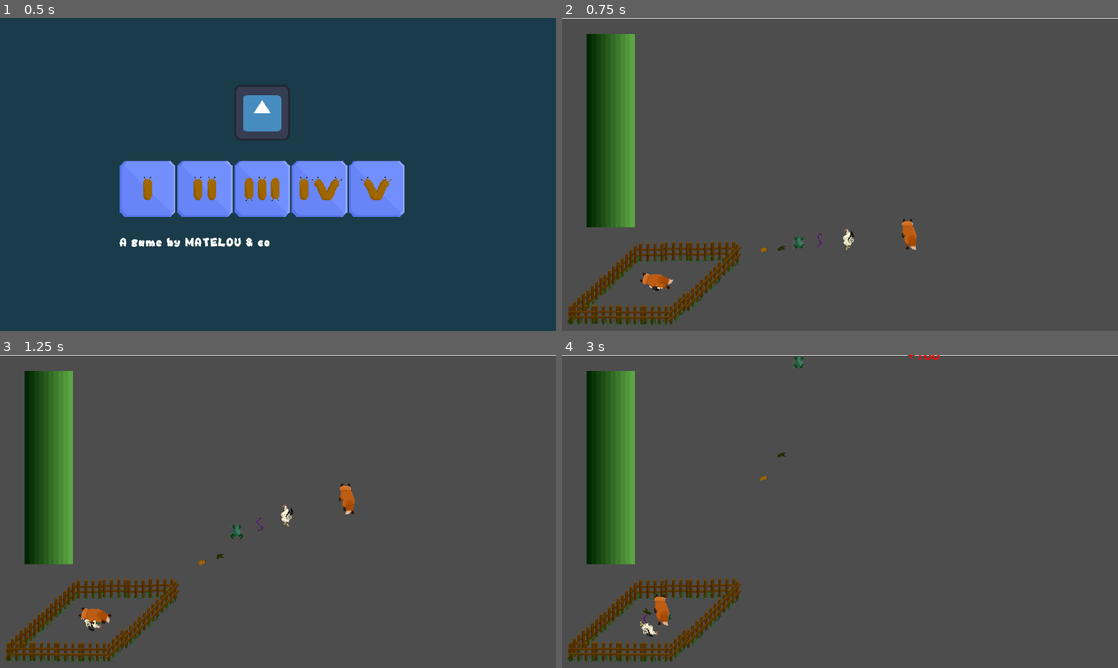
Above: before the commit, frames 1-4 (two rows, left to right).
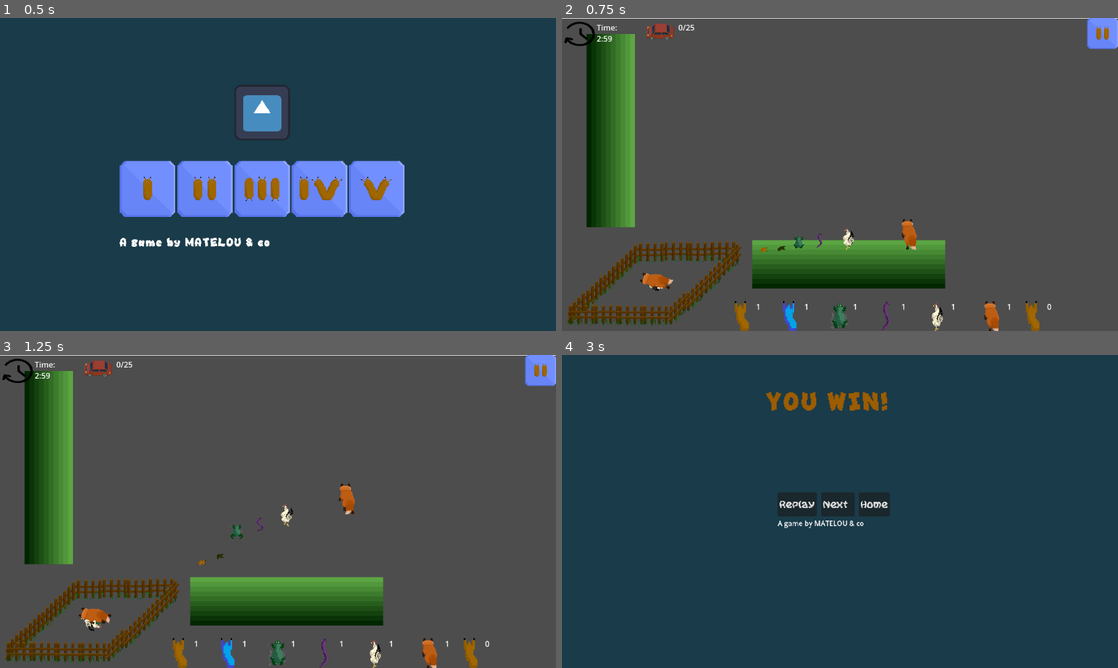
Above: after the commit, the same moments.

Repository: Skyepulse/LudumDare56
Game: Godot game, scene res://Level Scenes/control.tscn
Two runs of this game, one before a commit and one after it. Both use one fixed random seed, a clock stepped at 60 frames per second and the inputs below. The engine's default icon, where the game draws it, is replaced by a stand-in: a white triangle on a blue panel in a dark square.
Inputs (mouse positions are in pixels of both pictures, inside the frame that each line leads up to):
- Up to frame 1 (0.5 s): no input
- Up to frame 2 (0.75 s): click (712, 190) at 0.5 s
- Up to frame 3 (1.25 s): no input
- Up to frame 4 (3 s): click (1101, 370) at 1.27 s; click (828, 489) at 2 s, where only the run after the commit has a clickable "Resume"; move the mouse to (762, 489) at 2.77 s; click (762, 489) at 2.92 s

Frame 1 is identical in both runs. In frame 2, 7.2% of the frame differs, in the area x 0-100%, y 0-100%; in frame 3, 7.4%; in frame 4, 100%.

Commit message:
quick fix

Diff:
--- a/Level Scenes/Level1.tscn
+++ b/Level Scenes/Level1.tscn
@@ -20,6 +20,7 @@
 size = Vector2(161.5, 295)
 
 [node name="Level" type="Node2D"]
+script = ExtResource("1_llewe")
 
 [node name="Throw Area" parent="." instance=ExtResource("11_aoj50")]
 position = Vector2(597, 511)
@@ -80,7 +81,6 @@
 shape = SubResource("RectangleShape2D_ss0dk")
 
 [node name="CanvasLayer" type="CanvasLayer" parent="."]
-visible = false
 
 [node name="stack_control_ui" parent="CanvasLayer" instance=ExtResource("9_oglhl")]
 mouse_filter = 2
@@ -91,7 +91,7 @@
 [node name="PauseMenu" parent="CanvasLayer" instance=ExtResource("1_xjqyx")]
 mouse_filter = 1
 
-[node name="Throw Area" parent="." instance=ExtResource("11_aoj50")]
+[node name="Throw Area2" parent="." instance=ExtResource("11_aoj50")]
 position = Vector2(104, 234)
 
 [connection signal="win" from="WinningLine" to="." method="win"]
Not shown: 1 places in Level Scenes/Level1.tscn that only renumber resources
Not shown: 1 places in Level Scenes/win_screen.tscn that only renumber resources
Not shown: 1 places in PrefabScenes/pause_menu.tscn that only renumber resources
